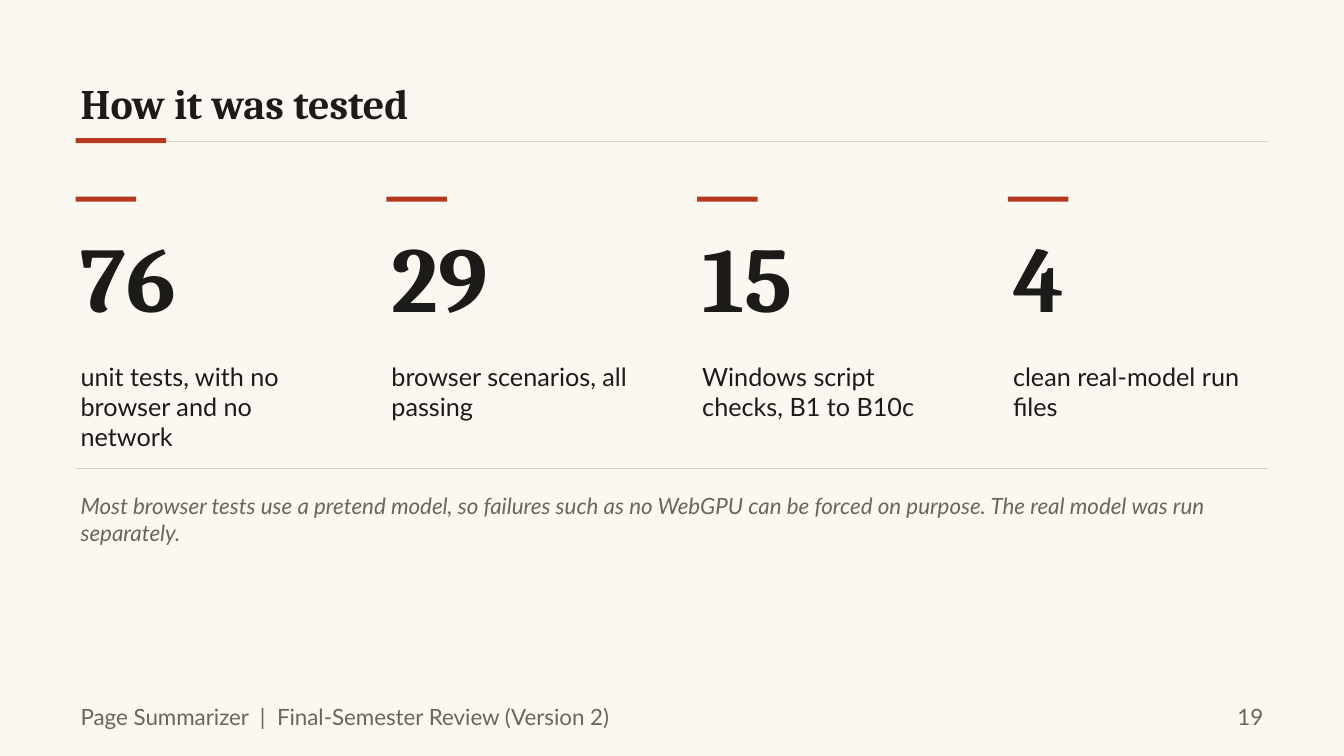
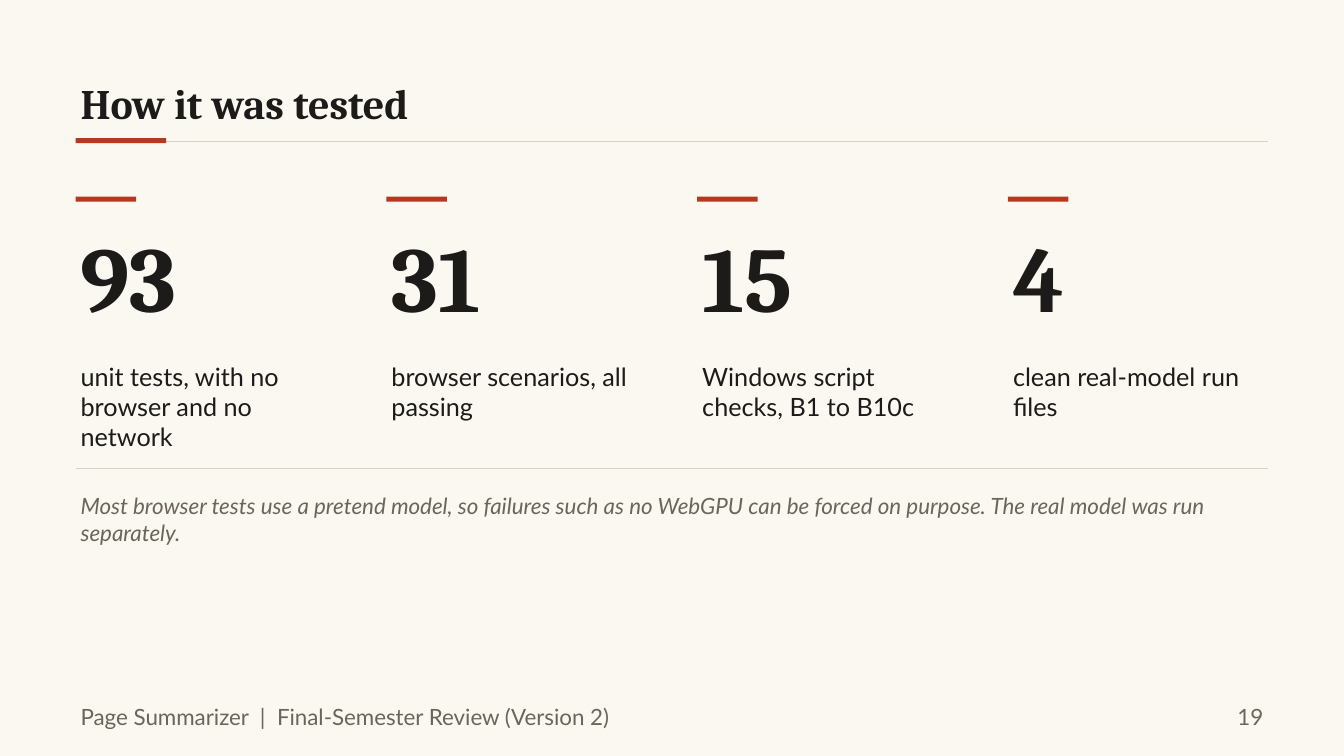
Before and after one commit to Vickey-vijay/DISSCO_web-page-summarizer, a slide deck: slide 19 of finalsem/docs/ppt/FinalSem_Deck.pptx. Drawn at 1344x756 pixels with LibreOffice and Linux fonts; fonts in the diff are those of the drawing. Boxes give left, top, right and bottom in pixels: in the first picture for what was removed or moved away, otherwise in the second. Text is boxed around its words. In the diff, an @@ line names an element or a change of style, - is before the commit and + after.

```diff
--- a/finalsem/docs/ppt/FinalSem_Deck.pptx
+++ b/finalsem/docs/ppt/FinalSem_Deck.pptx
@@ text at [81, 249, 177, 313]: text changed @@
-76
+93
@@ text at [391, 249, 480, 313]: text changed @@
-29
+31
```
Also in this commit, not shown: 8 other slides changed, 1 slide added, 1 slide removed, 43 other files.
